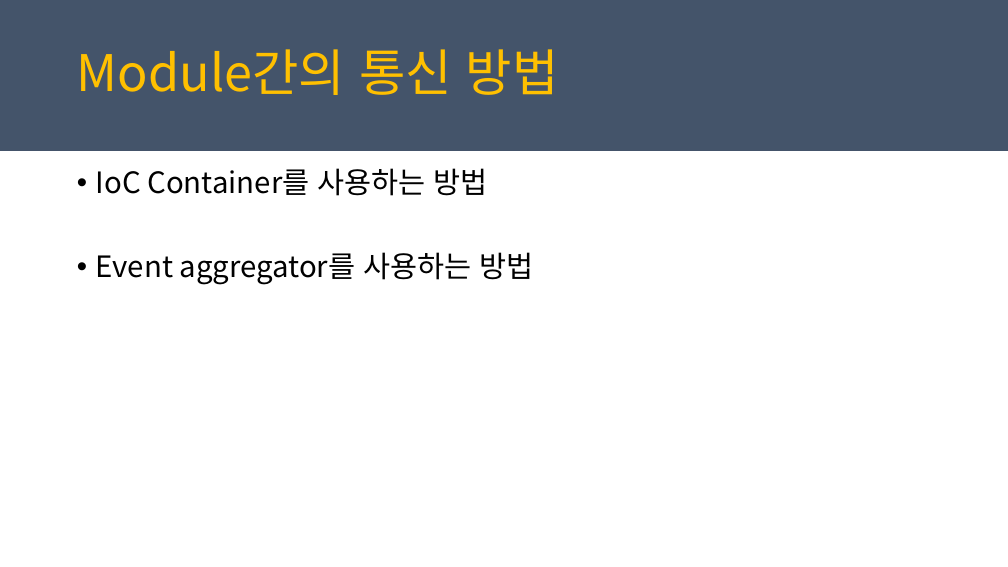
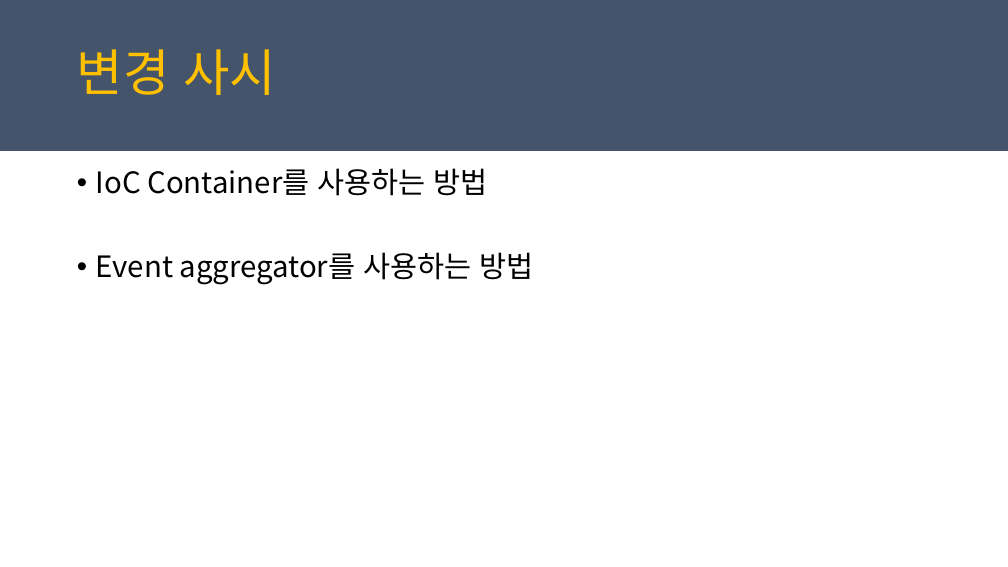
Before and after one commit to juniair/Summary-PPT, a slide deck: slide 16 of PRISM_최종.pptx (slide 2 before the commit). Drawn at 1008x567 pixels with LibreOffice and Linux fonts; fonts in the diff are those of the drawing. Boxes give left, top, right and bottom in pixels: in the first picture for what was removed or moved away, otherwise in the second. Text is boxed around its words. In the diff, an @@ line names an element or a change of style, - is before the commit and + after.

```diff
--- a/PRISM_최종.pptx
+++ b/PRISM_최종.pptx
@@ text at (77,49,277,95): text changed @@
-Module간의 통신 방법
+변경 사시
```
Also in this commit, not shown: 6 other slides changed, 28 slides added, 3 slides removed, 3 other files.
